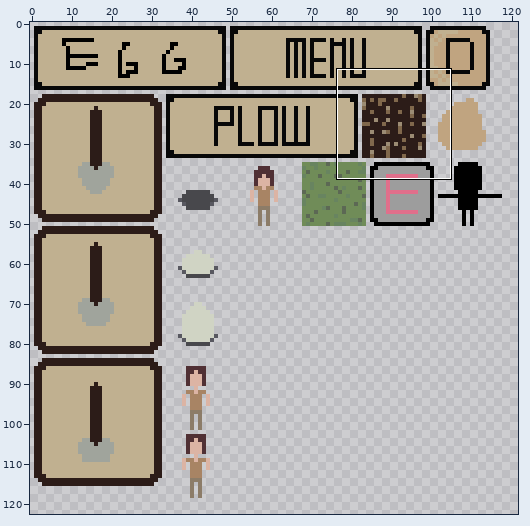
Sprite sheet, stored at src/res/ld34.png. The picture above shows the old version from afar; the outline marks the close-up.
Close-up. Before the edit:
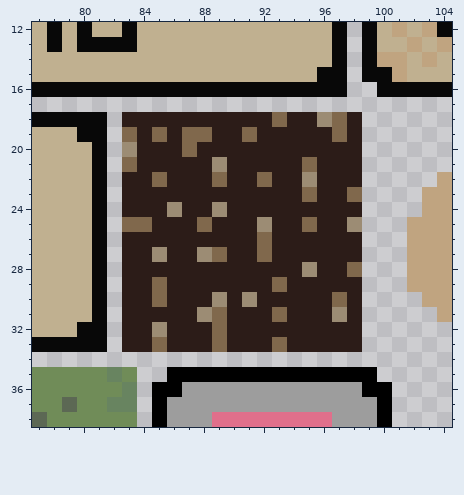
The file is 128x128 pixels. Shown: x 77..104, y 12..38. The wide view leaves out empty margins.
And afterwards:
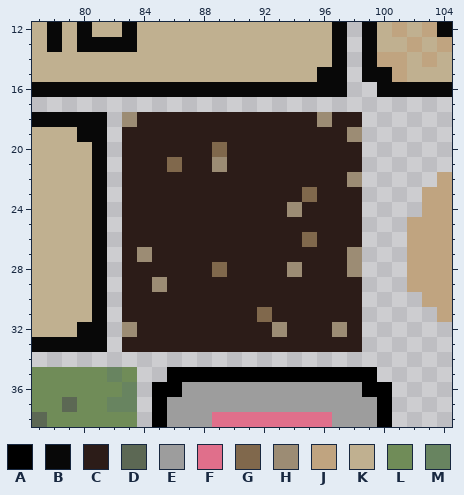
Palette (. is transparent): A #000000  B #080808  C #2c1c18  D #5c6854  E #9d9d9d  F #e06f8b  G #80684c  H #9c8c74  J #c0a480  K #c0b090  L #708c58  M #688460
Edits made:
y 18: x 83 C -> H; x 93 G -> C; x 97 G -> C
y 19: x 83 G -> C; x 85 G -> C; x 87..88 GG -> CC; x 91 G -> C; x 97..98 GC -> CH
y 20: x 83 H -> C; x 87 G -> C; x 89 C -> G
y 21: x 83 G -> C; x 86 C -> G; x 95 G -> C
y 22: x 85 G -> C; x 89 G -> C; x 92 G -> C; x 95 H -> C; x 98 C -> H
y 23: x 98 G -> C
y 24: x 86 H -> C; x 89 H -> C; x 94 C -> H
y 25: x 83..84 GG -> CC; x 88 G -> C; x 92 H -> C; x 95 G -> C; x 98 H -> C
y 26: x 92 G -> C; x 95 C -> G
y 27: x 84..85 CH -> HC; x 88..89 HG -> CC; x 92 G -> C; x 98 C -> H
y 28: x 89 C -> G; x 94..95 CH -> HC; x 98 G -> H
y 29: x 85 G -> H; x 93 G -> C
y 30: x 85 G -> C; x 89 H -> C; x 91 H -> C; x 97 G -> C
y 31: x 88..89 HG -> CC; x 92..93 CG -> GC; x 97 H -> C
y 32: x 83 C -> H; x 85 H -> C; x 89 G -> C; x 93 C -> H; x 97 C -> H
y 33: x 85 G -> C; x 89 G -> C; x 93 G -> C
Pixel boxes of the changes (left, top, right, bottom) in both close-ups:
changed: (122, 112, 362, 352)
